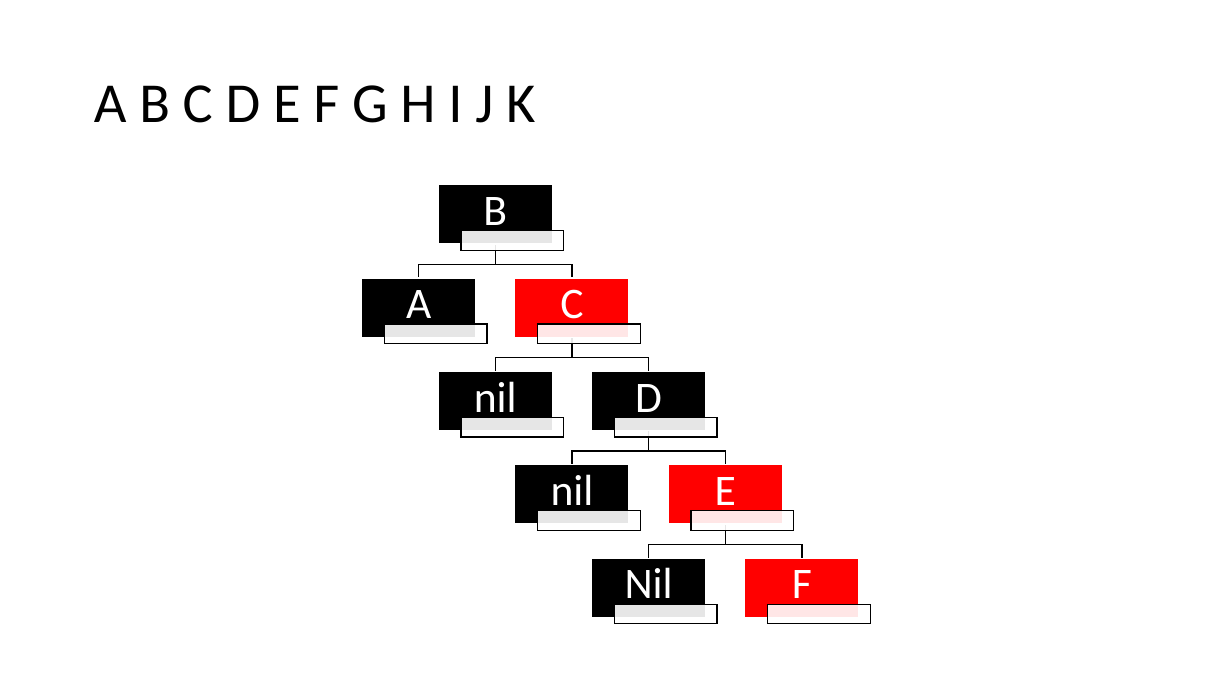
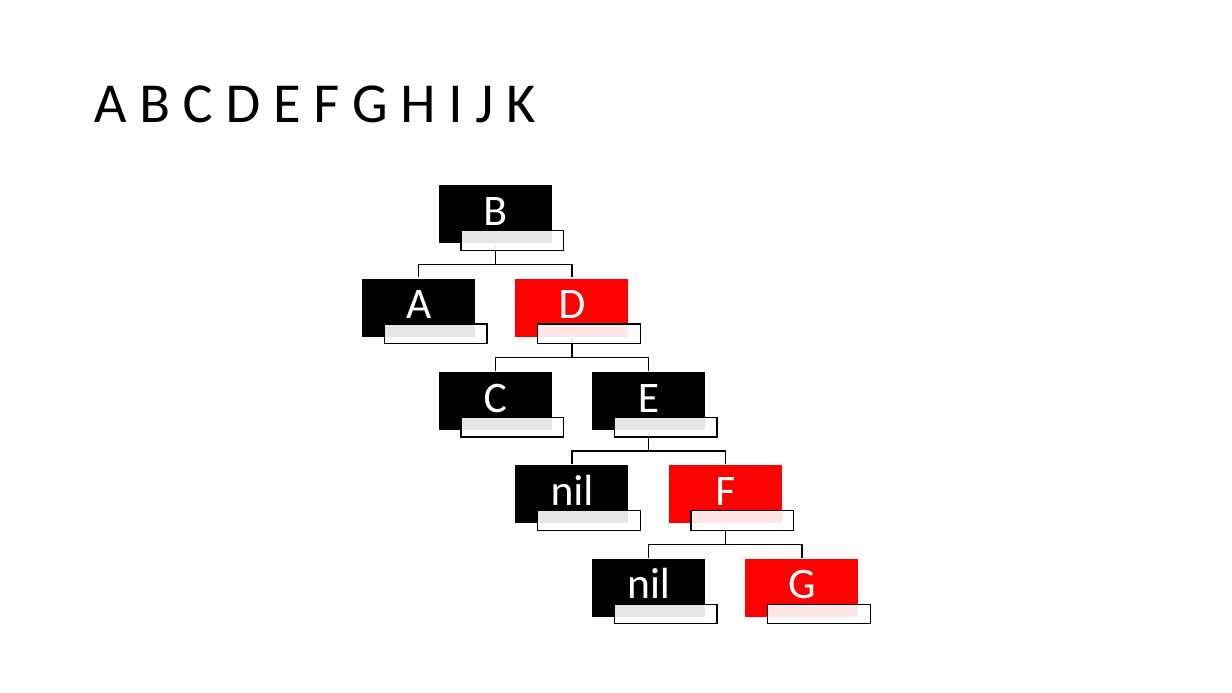
Before and after one commit to TeamOhneNamen/haw.bai3.adp, a slide deck: slide 27 of doc/p3/3.3.pptx (slide 26 before the commit). Drawn at 1232x693 pixels with LibreOffice and Linux fonts; fonts in the diff are those of the drawing. Boxes give left, top, right and bottom in pixels: in the first picture for what was removed or moved away, otherwise in the second. Text is boxed around its words. In the diff, an @@ line names an element or a change of style, - is before the commit and + after.

```diff
--- a/doc/p3/3.3.pptx
+++ b/doc/p3/3.3.pptx
@@ text "C": place and size @@
-text "C" at [560,289,583,329]
+text "C" at [484,383,507,423]
@@ text removed at [474,381,517,423] @@
-nil
@@ 3 texts: place and size @@
-3 texts at [635,384,812,609]
+3 texts at [559,290,735,516]
@@ text at [627,567,670,609]: text changed @@
-Nil
+nil
@@ text added at [788,569,815,609], 34 pt, text #FFFFFF @@
+G
```
Also in this commit, not shown: 7 other slides changed, 11 slides added.
